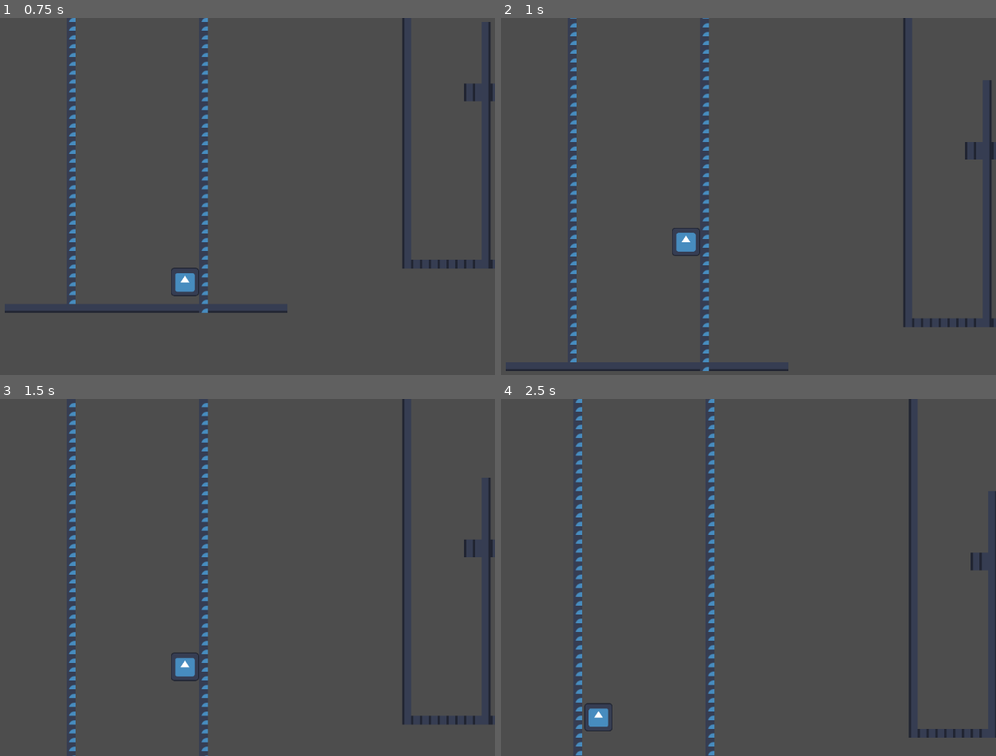
Above: before the commit, frames 1-4 (two rows, left to right).
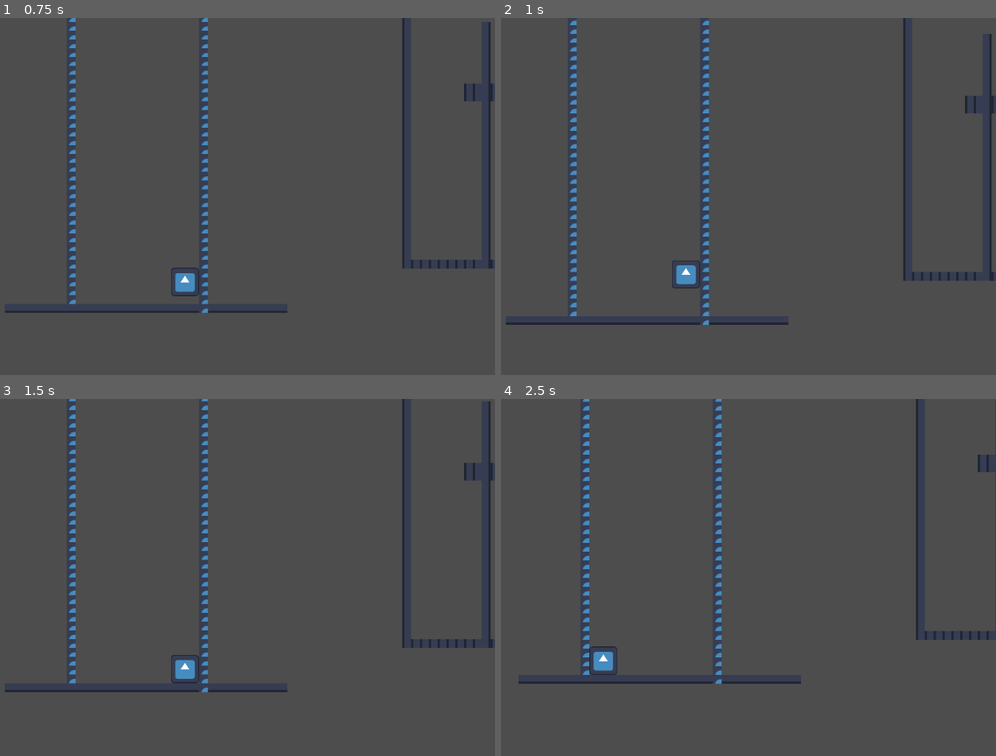
Above: after the commit, the same moments.

Repository: MadAvidCoder/Ascendancy
Game: Godot game, scene res://main.tscn
Two runs of this game, one before a commit and one after it. Both use one fixed random seed, a clock stepped at 60 frames per second and the inputs below. The engine's default icon, where the game draws it, is replaced by a stand-in: a white triangle on a blue panel in a dark square.
Inputs:
- Up to frame 1 (0.75 s): tap Enter (ui_accept) at 0.5 s; hold Right (ui_right) from 0.53 s (still down)
- Up to frame 2 (1 s): keep holding Right (ui_right); tap Enter (ui_accept) at 0.77 s
- Up to frame 3 (1.5 s): keep holding Right (ui_right)
- Up to frame 4 (2.5 s): tap Enter (ui_accept) at 1.52 s; release Right (ui_right) at 2.03 s; hold Left (ui_left) from 2.03 s (still down)

Frame 1 is identical in both runs. In frame 2, 3.5% of the frame differs, in the area x 0-100%, y 0-99%; in frame 3, 3.0%; in frame 4, 4.7%, in the area x 3-100%, y 0-100%.

Commit message:
Fix wall jump
Fixed wall jump y velocity, and adjusted parameters, for more snappy controls.

Diff:
--- a/player.gd
+++ b/player.gd
@@ -4,7 +4,7 @@
 const JUMP_VELOCITY = -430.0
 
 var wall_x_force = 1000.0
-var wall_y_force = -2150.0
+var wall_y_force = -645.0
 
 var can_coyote = false
 var jump_buffered = false
@@ -13,6 +13,7 @@
 var wall_jumping = false
 var can_wall_jump = true
 var last_on_wall = INF
+var was_wall_jumping = false
 
 @onready var coyote_timer = $CoyoteTimer
 @onready var jump_buffer = $JumpBuffer
@@ -49,13 +50,17 @@
 		# Movement
 		var direction := Input.get_axis("ui_left", "ui_right")
 		if direction:
-			velocity.x = direction * SPEED
+			if was_wall_jumping:
+				velocity.x = direction * SPEED * 1.3
+			else:
+				velocity.x = direction * SPEED
 		else:
 			velocity.x = move_toward(velocity.x, 0, SPEED)
 	else:
 		velocity.x = move_toward(velocity.x, 0, SPEED/1.2)
 		if velocity.x <= 0:
 			wall_jumping = false
+			was_wall_jumping = true
 
 	last_on_wall += delta
 	if is_on_wall_only():
